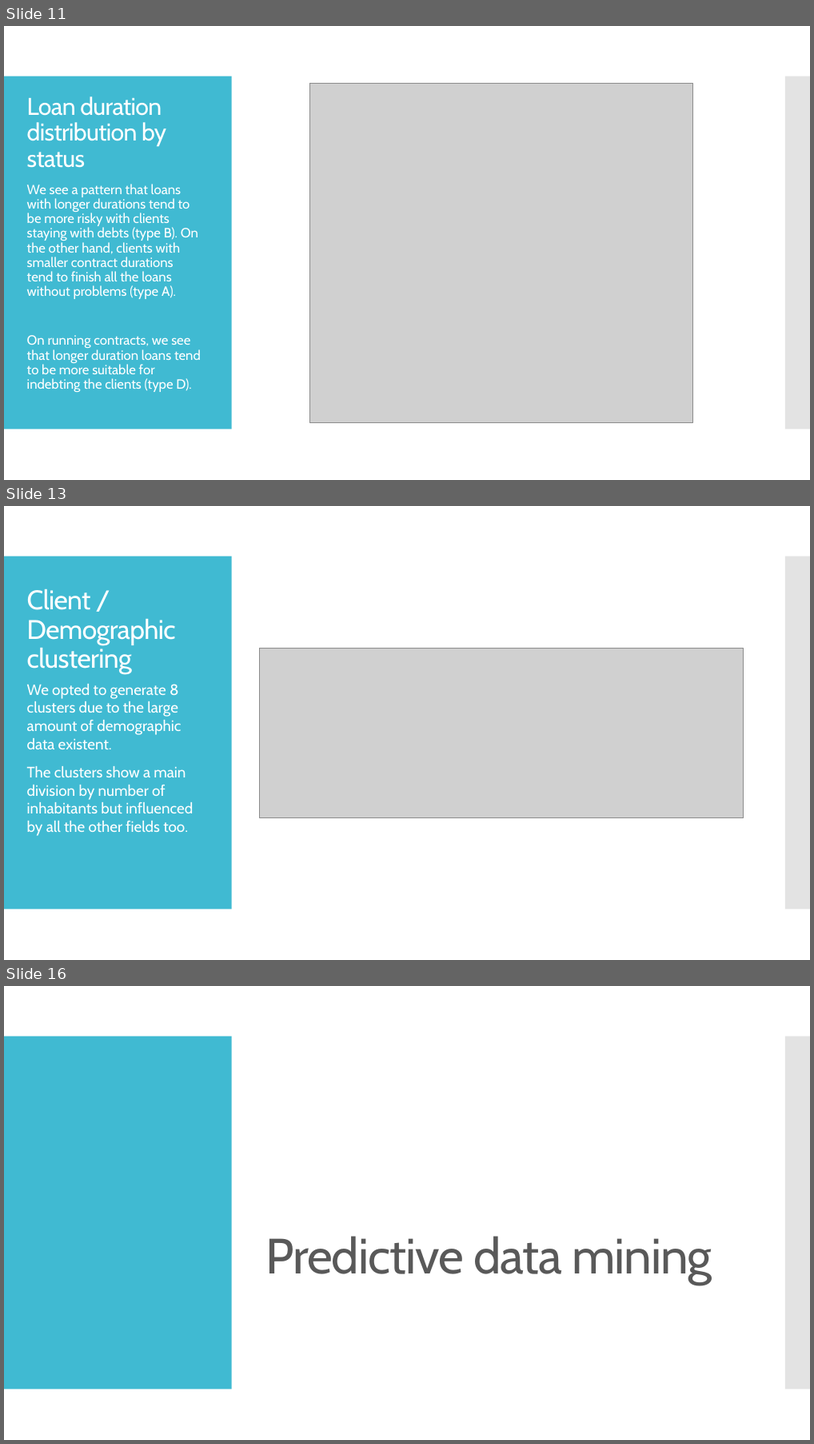
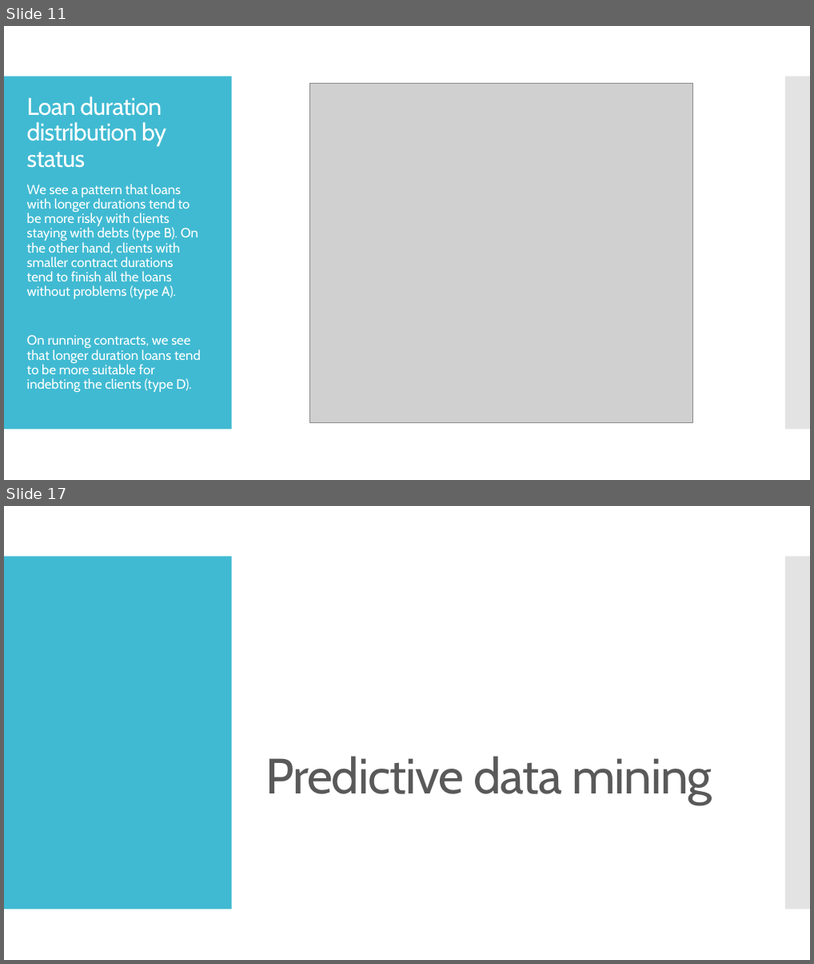
Before and after one commit to jpdias/banking-dm-case-study, a slide deck: Banking Data Mining.pptx. Shown one above the other, each under a label of ours: slides 11, 13 and 16 before the commit, slides 11 and 17 after it; the slides between them are not shown. The pictures are 814x1444 and 814x964 pixels, drawn with LibreOffice and Linux fonts; fonts in the diff are those of the drawing; grey boxes stand for pictures. Boxes give left, top, right and bottom in pixels: in the first picture for what was removed or moved away, otherwise in the second. Text is boxed around its words. In the diff, an @@ line names an element or a change of style, - is before the commit and + after.

```diff
--- a/Banking Data Mining.pptx
+++ b/Banking Data Mining.pptx
@@ slide 13 removed at [4,506,810,960], background #FFFFFF; not listed: 2 template elements that a slide beside it also shows @@
@@ title removed at [27,589,176,674] @@
-Client / Demographic clustering
@@ picture removed at [260,648,744,818] @@
@@ text removed at [27,684,193,836] @@
-We opted to generate 8 clusters due to the large amount of demographic data existent.
-The clusters show a main division by number of inhabitants but influenced by all the other fields too.
@@ what was slide 16 is now slide 17 @@
```
Also in this commit, not shown: 3 slides changed, 6 slides added, 2 other slides removed, 16 other files.
